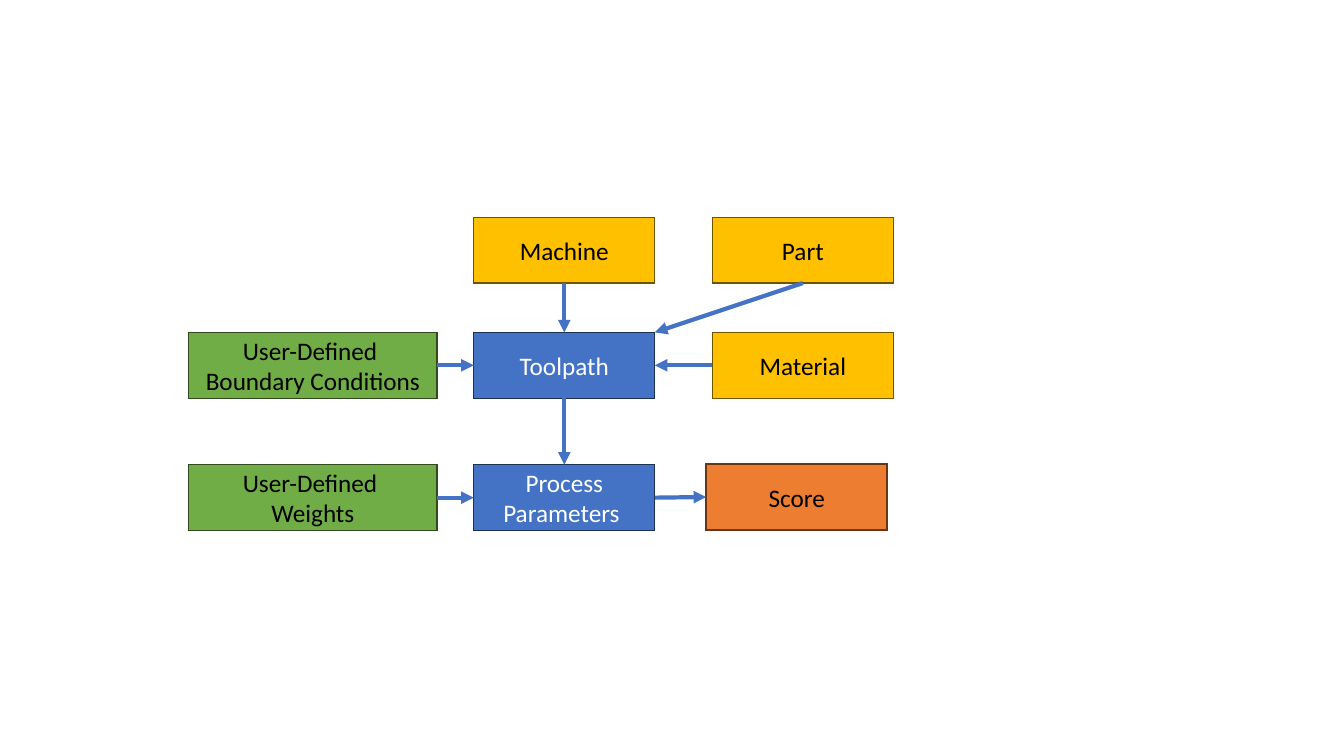
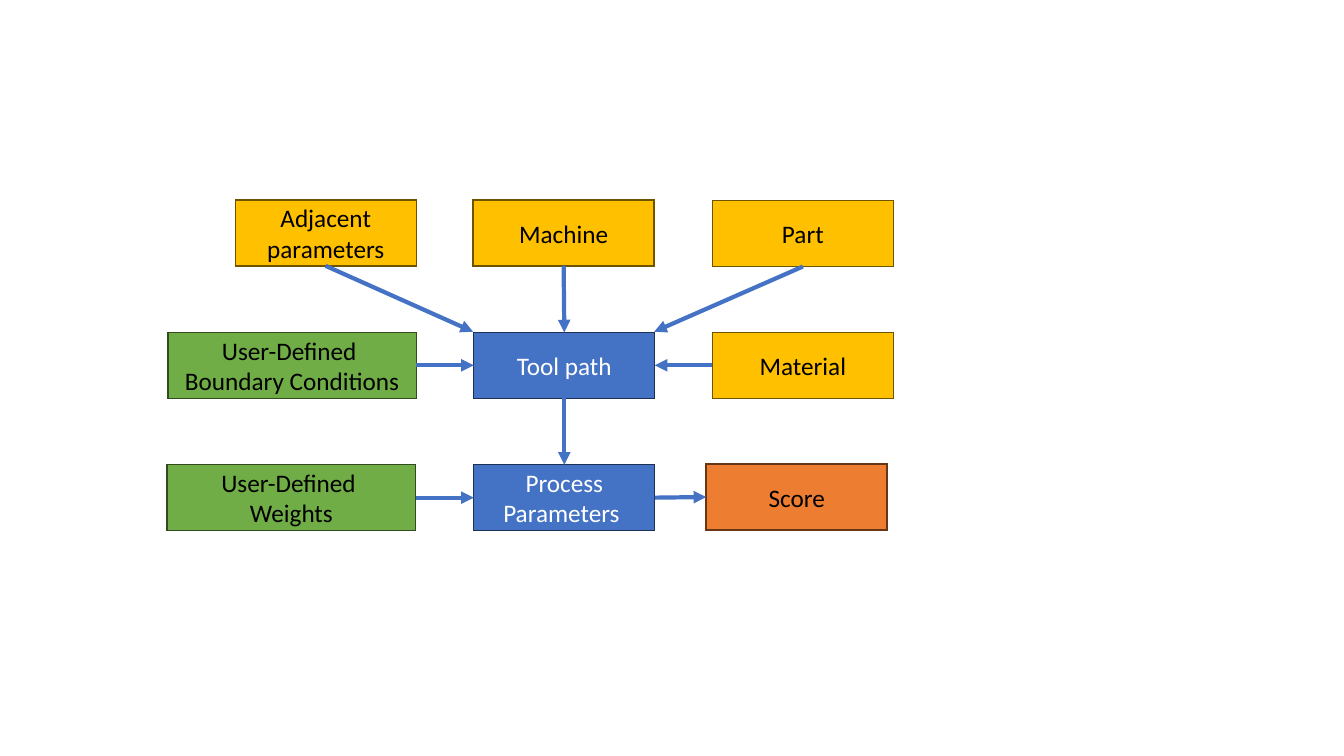
Before and after one commit to JanNalivaika/MASTERS-THESIS, a slide deck: slide 1 of Latex/figures/images.pptx. Drawn at 1344x756 pixels with LibreOffice and Linux fonts; fonts in the diff are those of the drawing. Boxes give left, top, right and bottom in pixels: in the first picture for what was removed or moved away, otherwise in the second. Text is boxed around its words. In the diff, an @@ line names an element or a change of style, - is before the commit and + after.

```diff
--- a/Latex/figures/images.pptx
+++ b/Latex/figures/images.pptx
@@ rectangle added at box(235, 200, 416, 265), fill #FFC000, outline #705400 1 pt, 18 pt, text #000000 @@
+Adjacent parameters
@@ rectangle "Machine": place and size @@
-rectangle "Machine" at box(474, 217, 655, 282)
+rectangle "Machine" at box(473, 200, 654, 265)
@@ rectangle "Part": place and size @@
-rectangle "Part" at box(713, 217, 894, 282)
+rectangle "Part" at box(713, 201, 894, 266)
@@ arrow added from (326, 266) to (473, 332), #4472C4 3 pt @@
@@ arrow moved from (565, 283) - (565, 333) to (564, 266) - (565, 333) @@
@@ arrow moved from (804, 283) - (655, 333) to (804, 266) - (654, 332) @@
@@ rectangle "User-Defined": place and size @@
-rectangle "User-Defined" at box(189, 333, 437, 398)
+rectangle "User-Defined" at box(167, 333, 415, 398)
@@ text in rectangle at box(517, 357, 612, 379): spaces changed @@
-Toolpath
+Tool path
@@ arrow moved from (438, 365) - (474, 365) to (416, 365) - (474, 365) @@
@@ rectangle "User-Defined": place and size @@
-rectangle "User-Defined" at box(189, 465, 437, 530)
+rectangle "User-Defined" at box(167, 465, 415, 530)
@@ arrow moved from (438, 498) - (474, 498) to (415, 498) - (474, 498) @@
```
Also in this commit, not shown: 1 other slide changed, 15 other files.
